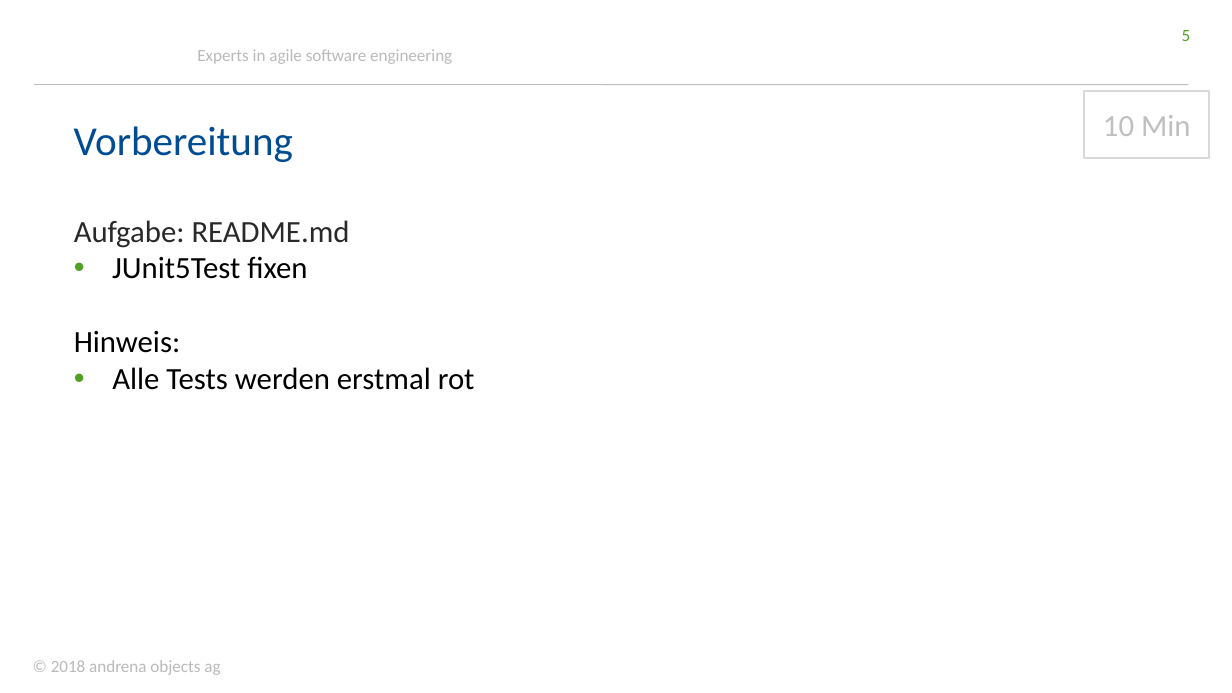
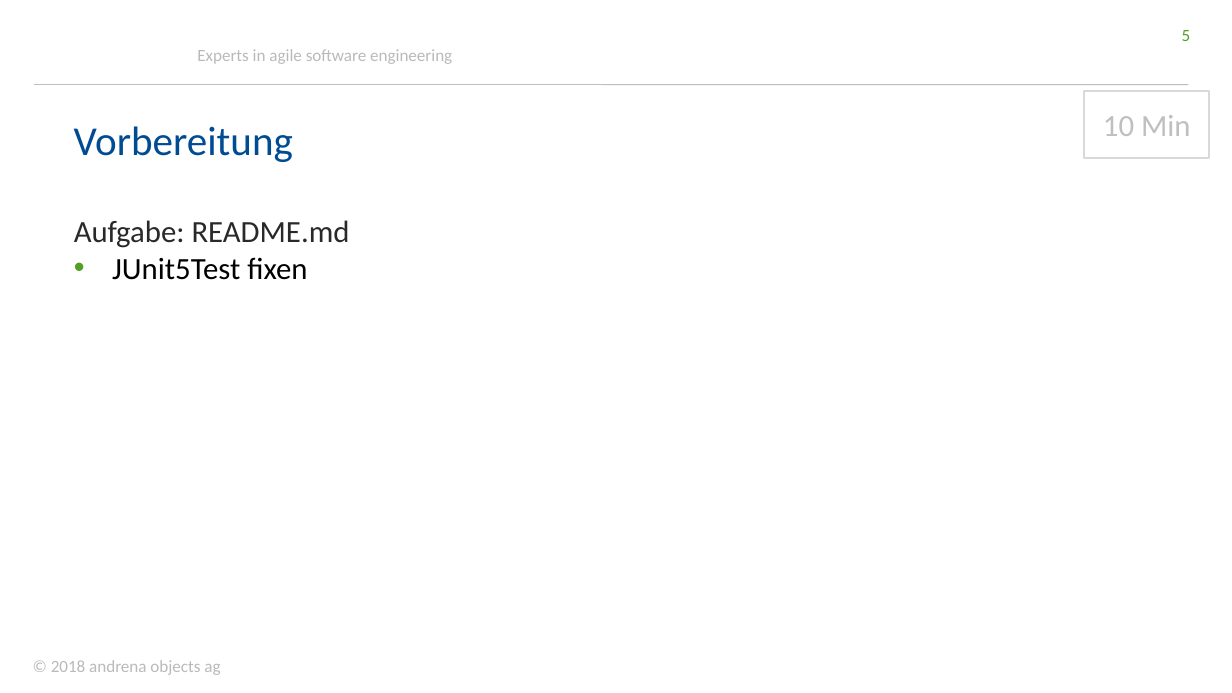
Before and after one commit to andrena/junit5-workshop-et-ka-2018, a slide deck: slide 5 of files/Folien.pptx. Drawn at 1232x693 pixels with LibreOffice and Linux fonts; fonts in the diff are those of the drawing; background and template pictures are left out. Boxes give left, top, right and bottom in pixels: in the first picture for what was removed or moved away, otherwise in the second. Text is boxed around its words. In the diff, an @@ line names an element or a change of style, - is before the commit and + after.

```diff
--- a/files/Folien.pptx
+++ b/files/Folien.pptx
@@ text at bbox=[74, 331, 475, 390]: paragraphs removed @@
-Hinweis:
-• Alle Tests werden erstmal rot
```
Also in this commit, not shown: 10 other slides changed.
